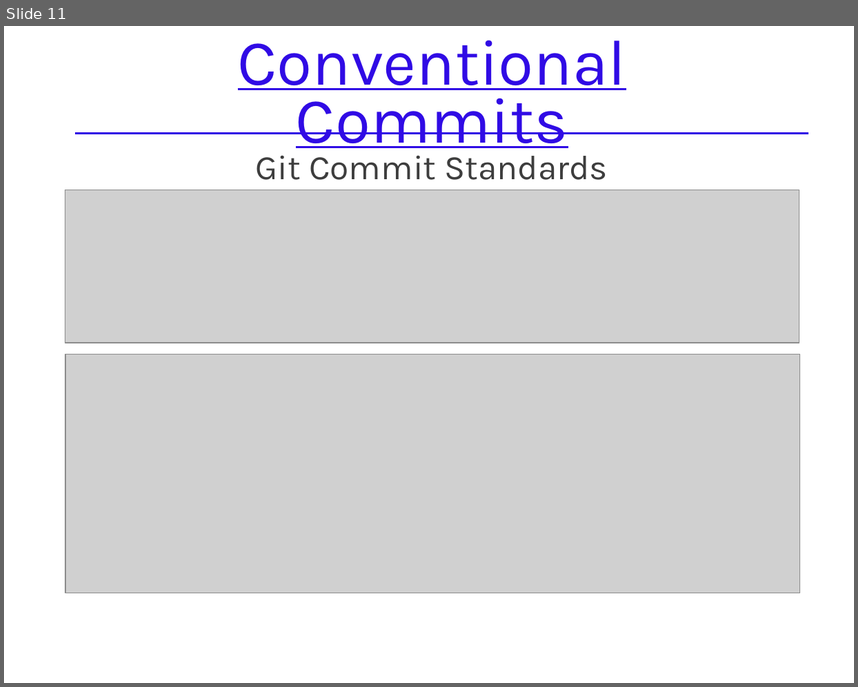
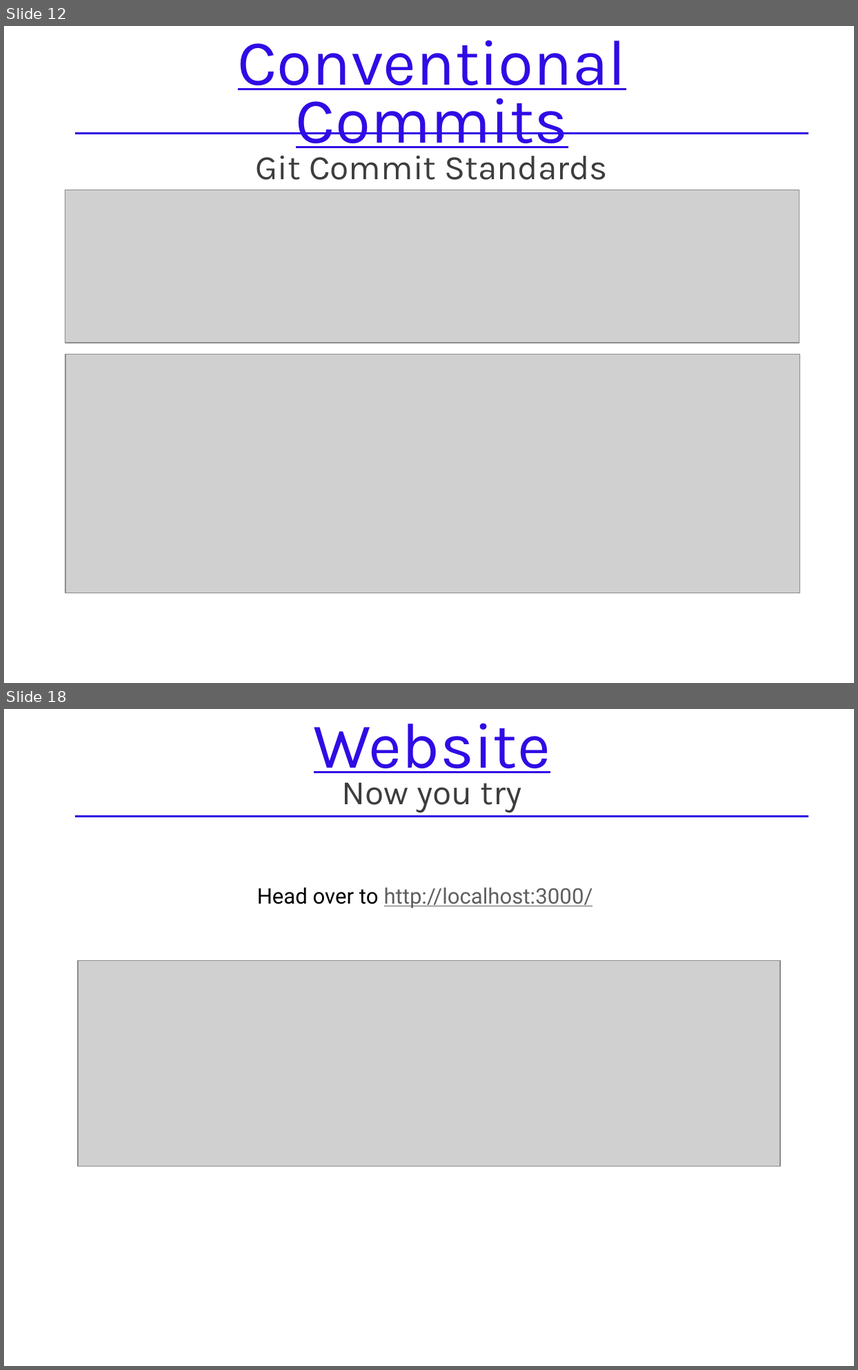
Before and after one commit to Atsukio/REST-API-Workshop, a slide deck: docs/REST API Workshop.pptx. Shown one above the other, each under a label of ours: slide 11 before the commit, slides 12 and 18 after it; the slides between them are not shown. The pictures are 858x687 and 858x1370 pixels, drawn with LibreOffice and Linux fonts; fonts in the diff are those of the drawing; grey boxes stand for pictures. Boxes give left, top, right and bottom in pixels: in the first picture for what was removed or moved away, otherwise in the second. Text is boxed around its words. In the diff, an @@ line names an element or a change of style, - is before the commit and + after.

```diff
--- a/docs/REST API Workshop.pptx
+++ b/docs/REST API Workshop.pptx
@@ slide 18 added at [4, 709, 854, 1366], background #FFFFFF @@
@@ text added at [314, 723, 550, 812], 32 pt, text #3D3D3D @@
+Website
+Now you try
@@ line added from (75, 817) to (809, 817), #300BE5 2 pt @@
@@ text added at [257, 887, 593, 908], 20.1 pt, text #5F5F5F, underline @@
+Head over to http://localhost:3000/
@@ picture added at [79, 961, 781, 1166] @@
@@ what was slide 11 is now slide 12 @@
```
Also in this commit, not shown: 1 slide changed, 12 other slides added.
